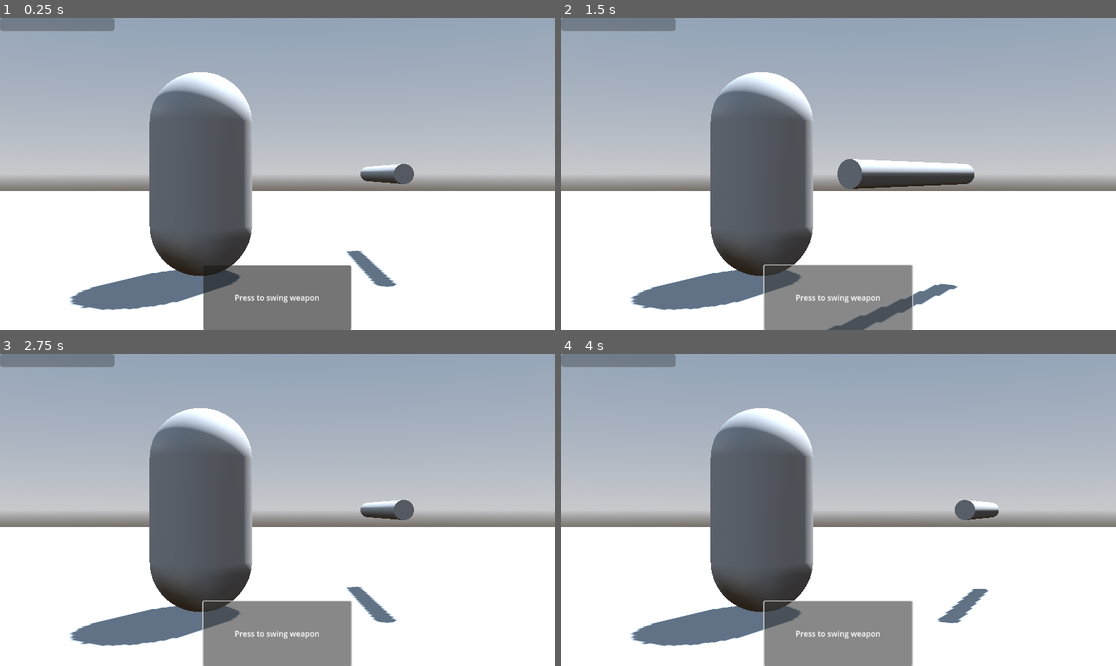
Above: before the commit, frames 1-4 (two rows, left to right).
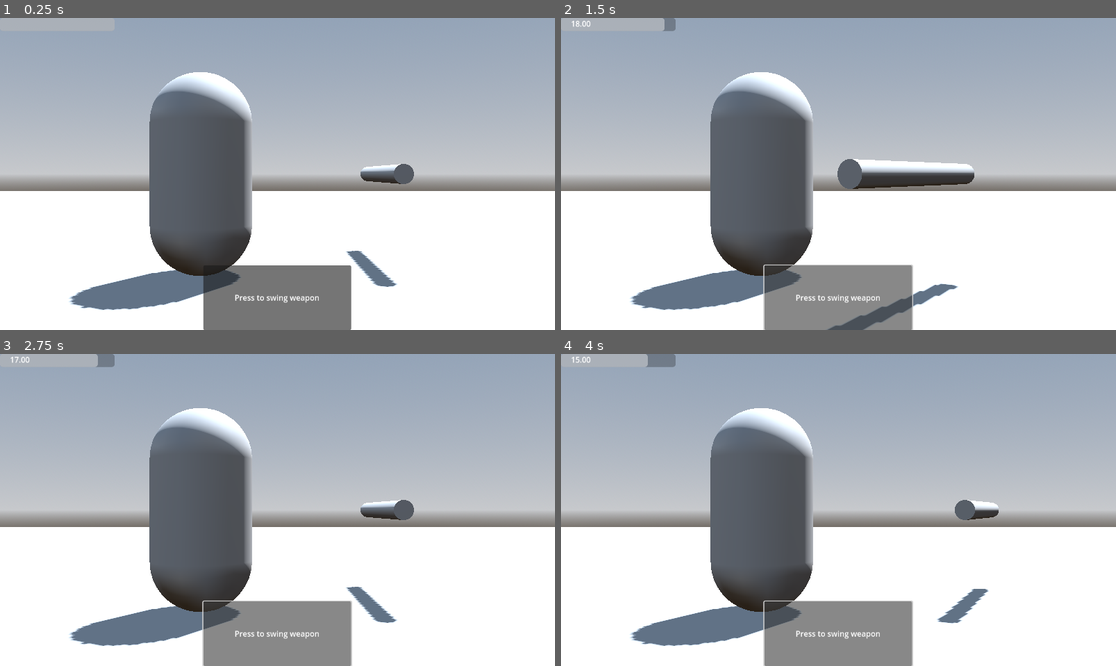
Above: after the commit, the same moments.

Repository: Electroshockist/Health
Game: Godot game, scene res://Demo/Demo.tscn
Same seed, same stepped clock (60 frames per second), same inputs: the game is played once before the commit and once after it.
Inputs:
- Up to frame 1 (0.25 s): no input
- Up to frame 2 (1.5 s): click "Press to swing weapon" at 0.5 s; click "Press to swing weapon" at 1.25 s
- Up to frame 3 (2.75 s): click "Press to swing weapon" at 2 s
- Up to frame 4 (4 s): tap Enter at 2.75, 3.5 s

The runs differ from the first frame. In frame 1, 0.9% of the frame differs, in the area x 0-21%, y 0-5%; in frame 2, 0.8%; in frame 3, 0.7%; in frame 4, 0.7%.

Commit message:
Updated health hierarchy
Moved necessary exports to the root of each node, as to make it easier to import scenes as nodes

Diff:
--- a/Demo/Demo.tscn
+++ b/Demo/Demo.tscn
@@ -6,7 +6,7 @@
 [ext_resource type="Script" path="res://Demo/demo.gd" id="1_tf204"]
 [ext_resource type="Script" path="res://Scripts/Health Modification/HealthboxManager.gd" id="2_mbq7m"]
 [ext_resource type="Script" path="res://Scripts/Health Modification/Hitbox.gd" id="3_jpo3h"]
-[ext_resource type="PackedScene" uid="uid://dmk8b6832wgf6" path="res://Demo/control.tscn" id="6_2t6pd"]
+[ext_resource type="PackedScene" uid="uid://dmk8b6832wgf6" path="res://Demo/Button.tscn" id="6_2t6pd"]
 [ext_resource type="PackedScene" uid="uid://ctfbt3o2fjqhg" path="res://Demo/Health HUD.tscn" id="7_0opgn"]
 
 [sub_resource type="ProceduralSkyMaterial" id="ProceduralSkyMaterial_qtoyw"]
@@ -149,14 +149,9 @@
 
 [node name="Control" parent="." instance=ExtResource("6_2t6pd")]
 
-[node name="HealthUI" parent="." instance=ExtResource("7_0opgn")]
-script = null
+[node name="HealthUI" parent="." node_paths=PackedStringArray("health") instance=ExtResource("7_0opgn")]
+health = NodePath("../CharacterBody3D/Health")
 
-[node name="ProgressBar" parent="HealthUI" index="0" node_paths=PackedStringArray("_health")]
-_health = NodePath("../../CharacterBody3D/Health")
-
-[connection signal="value_changed" from="CharacterBody3D/Health" to="HealthUI/ProgressBar" method="_on_health_value_changed"]
 [connection signal="button_down" from="Control/Button" to="." method="_on_button_button_down"]
 
 [editable path="Control"]
-[editable path="HealthUI"]
--- a/Demo/Health HUD.tscn
+++ b/Demo/Health HUD.tscn
@@ -1,7 +1,8 @@
-[gd_scene load_steps=3 format=3 uid="uid://ctfbt3o2fjqhg"]
+[gd_scene load_steps=4 format=3 uid="uid://ctfbt3o2fjqhg"]
 
-[ext_resource type="Script" path="res://Project/Health/Scripts/Health ProgressBar.gd" id="1_c1jfl"]
-[ext_resource type="Script" path="res://Project/Health/Demo/HealthHud.gd" id="1_m1st1"]
+[ext_resource type="Script" path="res://Scripts/UI/HealthHud.gd" id="1_m1st1"]
+[ext_resource type="Script" path="res://Scripts/UI/HealthProgressBar.gd" id="2_ar0jp"]
+[ext_resource type="Script" path="res://Demo/HealthLabel.gd" id="3_g6oxg"]
 
 [node name="HealthUI" type="Control"]
 layout_mode = 3
@@ -13,9 +14,10 @@
 offset_right = 238.0
 offset_bottom = 27.0
 show_percentage = false
-script = ExtResource("1_c1jfl")
+script = ExtResource("2_ar0jp")
 
 [node name="Label" type="Label" parent="ProgressBar"]
 layout_mode = 0
 offset_right = 40.0
 offset_bottom = 23.0
+script = ExtResource("3_g6oxg")
--- /dev/null
+++ b/Demo/HealthLabel.gd
@@ -0,0 +1,13 @@
+extends Label
+
+@onready var _health: Health = $"../..".health
+
+# Called when the node enters the scene tree for the first time.
+func _ready() -> void:
+	_health.value_changed.connect(_on_health_value_changed)
+
+func _on_health_value_changed(current_value: float) -> void:
+	updateUI(current_value)
+
+func updateUI(current_value: float):
+	text = "%10.2f"%current_value
--- a/Demo/billboard_health.tscn
+++ b/Demo/billboard_health.tscn
@@ -1,13 +1,16 @@
-[gd_scene load_steps=3 format=3 uid="uid://4r67u7ll77nr"]
+[gd_scene load_steps=4 format=3 uid="uid://4r67u7ll77nr"]
 
-[ext_resource type="Script" path="res://Project/Health/Scripts/Health ProgressBar.gd" id="1_7yl7y"]
+[ext_resource type="Script" path="res://Scripts/UI/HealthHud.gd" id="1_llkhm"]
+[ext_resource type="Script" path="res://Scripts/UI/HealthProgressBar.gd" id="2_j1rai"]
 
 [sub_resource type="ViewportTexture" id="ViewportTexture_kmoo1"]
 viewport_path = NodePath("SubViewport")
 
 [node name="BillboardHealth" type="Sprite3D"]
 billboard = 1
+double_sided = false
 texture = SubResource("ViewportTexture_kmoo1")
+script = ExtResource("1_llkhm")
 
 [node name="SubViewport" type="SubViewport" parent="."]
 disable_3d = true
@@ -29,4 +32,4 @@
 grow_horizontal = 2
 grow_vertical = 2
 show_percentage = false
-script = ExtResource("1_7yl7y")
+script = ExtResource("2_j1rai")
--- a/Demo/demo.gd
+++ b/Demo/demo.gd
@@ -1,6 +1,5 @@
 extends Node3D
 @onready var animation_player: AnimationPlayer = $Entity/AnimationPlayer
 
-
 func _on_button_button_down() -> void:
 	animation_player.play("Swing")
--- a/Demo/HealthHud.gd
+++ b/Scripts/UI/HealthHud.gd
@@ -1,5 +1,4 @@
-@tool
 class_name HealthHud
-extends Control
+extends Node
 
 @export var health: Health
--- a/Scripts/Health ProgressBar.gd
+++ b/Scripts/UI/HealthProgressBar.gd
@@ -1,7 +1,5 @@
 extends ProgressBar
-@export var _health: Health
-
-@onready var label: Label = $Label
+@onready var _health: Health = owner.health
 
 # Called when the node enters the scene tree for the first time.
 func _ready():
@@ -16,4 +14,3 @@
 
 func updateUI(current_value: float):
 	value = current_value
-	label.text = "%10.2f"%current_value
Renamed: Demo/control.tscn -> Demo/Button.tscn
